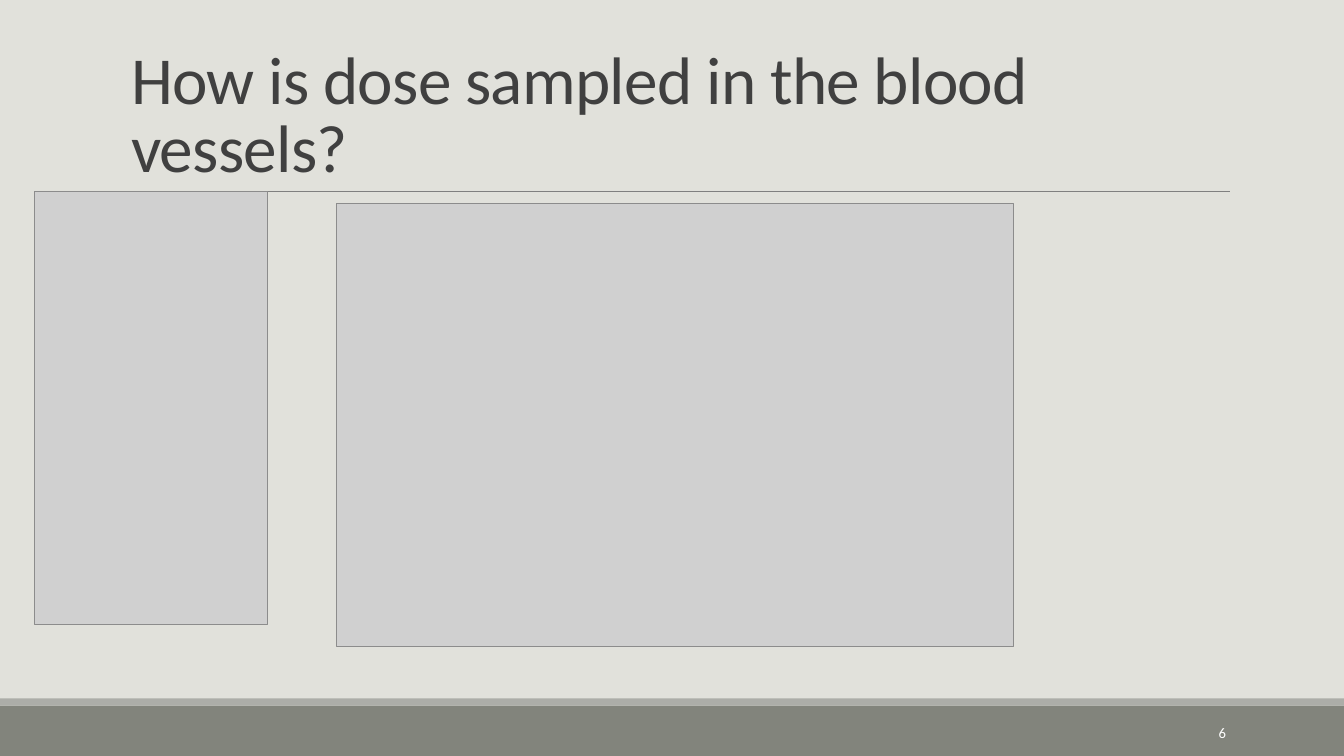
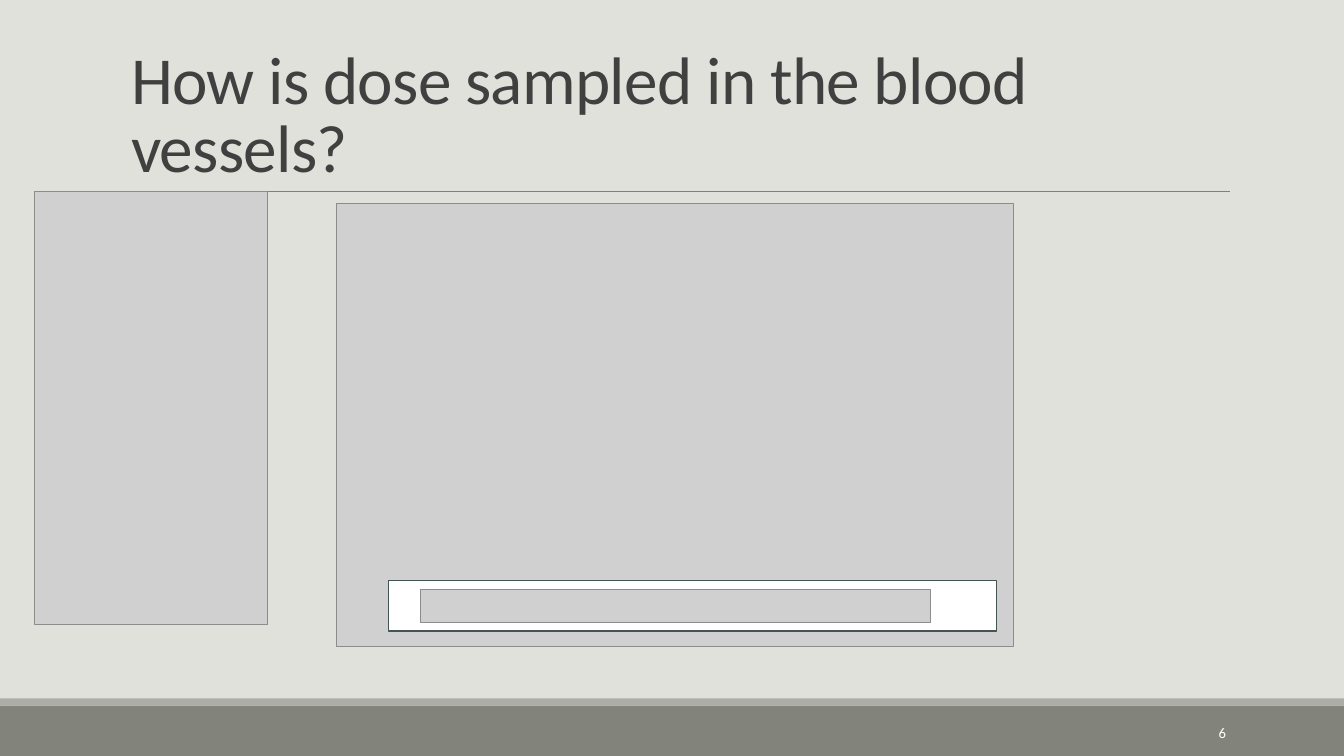
Before and after one commit to CNorthwayMedPhys/Full-Body-Flow-Model-Project, a slide deck: slide 6 of Working Documents/03.26_Committee Meeting.pptx. Drawn at 1344x756 pixels with LibreOffice and Linux fonts; fonts in the diff are those of the drawing; grey boxes stand for pictures. Boxes give left, top, right and bottom in pixels: in the first picture for what was removed or moved away, otherwise in the second. Text is boxed around its words. In the diff, an @@ line names an element or a change of style, - is before the commit and + after.

```diff
--- a/Working Documents/03.26_Committee Meeting.pptx
+++ b/Working Documents/03.26_Committee Meeting.pptx
@@ rectangle added at (x1=388, y1=581, x2=996, y2=631), fill #FFFFFF, outline #455453 1.25 pt @@
@@ picture added at (x1=420, y1=589, x2=931, y2=622) @@
```
Also in this commit, not shown: 3 other slides changed, 1 other file.
